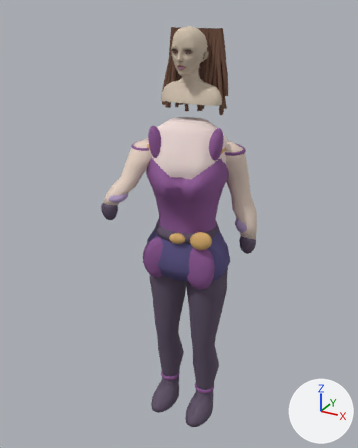
An edit to the glTF model godot/assets/katie_punch_1.glb, drawn before and after from the same camera.
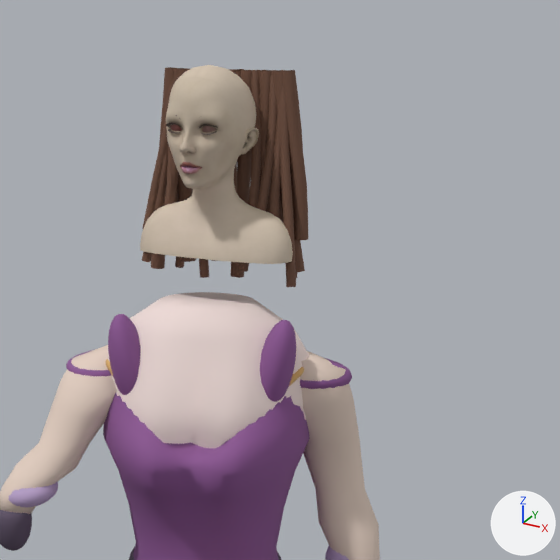
There are two pictures of each version: one whole from a camera (50 mm lens) standing at (1.101, -2.09, 2.261) and looking at (-0.037, -0.021, 1.227), one close up on the part from 29% to 92% of the width and 0% to 50% of the height. Arrows for +X, +Y and +Z are at lower right; the lights stay in place. The older version's two pictures come first. Where no turn or scale is listed for an object, it has been applied to the vertices. Vertices at exactly the same position are counted once.

The first close-up shows 'Continuous arm', 'Continuous arm.001', 'Fitted shoulder strap', 'Fitted shoulder strap.001', 'Glove', 'Imported Katie katie', 'Katie hair strand 00', 'Katie hair strand 02', 'Katie hair strand 05', 'Katie hair strand 44', 'Upper torso skin', 'Violet sweetheart bodice' and 27 more.
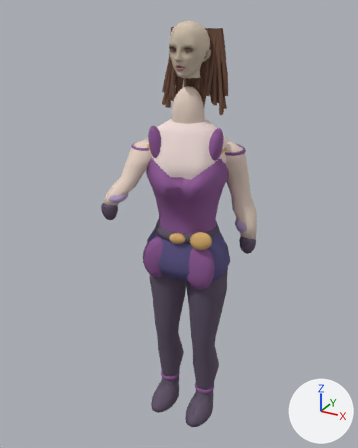
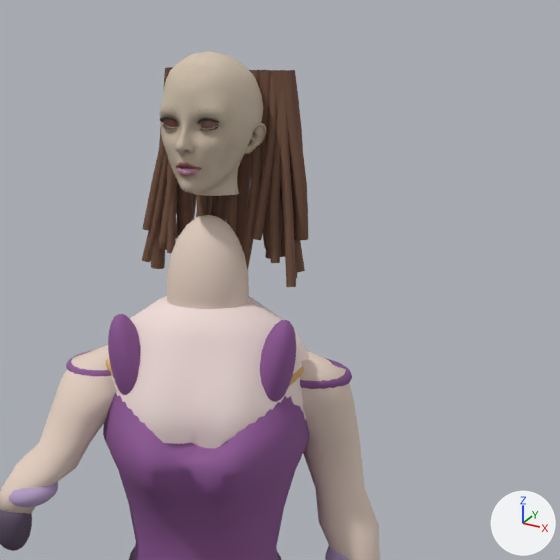
Edits to the bpy script that builds the scene:
```text
Change me_head_001:
    used by ob_imported_katie_katie; location = (0.0, -0.001, 2.025); scale = (0.43, 0.43, 0.43)
    remove me_head_001.from_pydata(...)  # 3016 vertices, 5880 faces; spans x -0.367..0.367, y -0.232..0.209, z -0.416..0.362
    add me_head_001.from_pydata(...)  # 2610 vertices, 5080 faces; spans x -0.2..0.2, y -0.232..0.209, z -0.134..0.362
    me_head_001 part 1: 446 vertices removed from x -0.367..0.367, y -0.057..0.202, z -0.416..-0.135; 40 vertices added at x -0.098..0.098, y -0.042..0.121, z -0.134
Add me_sphere_005:
    me_sphere_005.from_pydata(...)  # 222 vertices, 440 faces; spans x -0.078..0.078, y -0.074..0.074, z -0.185..0.093
    me_sphere_005.materials.append(mat_mobile_katie_body_skin)  # pale pink #e5d0c2
Change ob_imported_katie_katie:
    ob_imported_katie_katie.location: (0.0, -0.001, 2.025) -> (0.0, -0.001, 2.026)
    ob_imported_katie_katie.scale: (0.43, 0.43, 0.43) -> (0.49, 0.49, 0.49)
Add ob_neck:
    ob_neck = bpy.data.objects.new('Neck', me_sphere_005)
    ob_neck.location = (0.0, 0.0, 1.83)
```

Boxes [x1, y1, x2, y2] around the edits, measured in the close-ups (560 x 560 px):
'Imported Katie katie', reshaped, moved, rescaled (30% narrower, 27% shorter)
    before: [140, 65, 293, 264]
    after: [159, 51, 266, 196]
'Neck', added (pale pink)
    after: [166, 215, 249, 309]
part 1 of me_head_001, cut back
    before: [140, 185, 293, 264]
    after: [193, 186, 239, 196]
